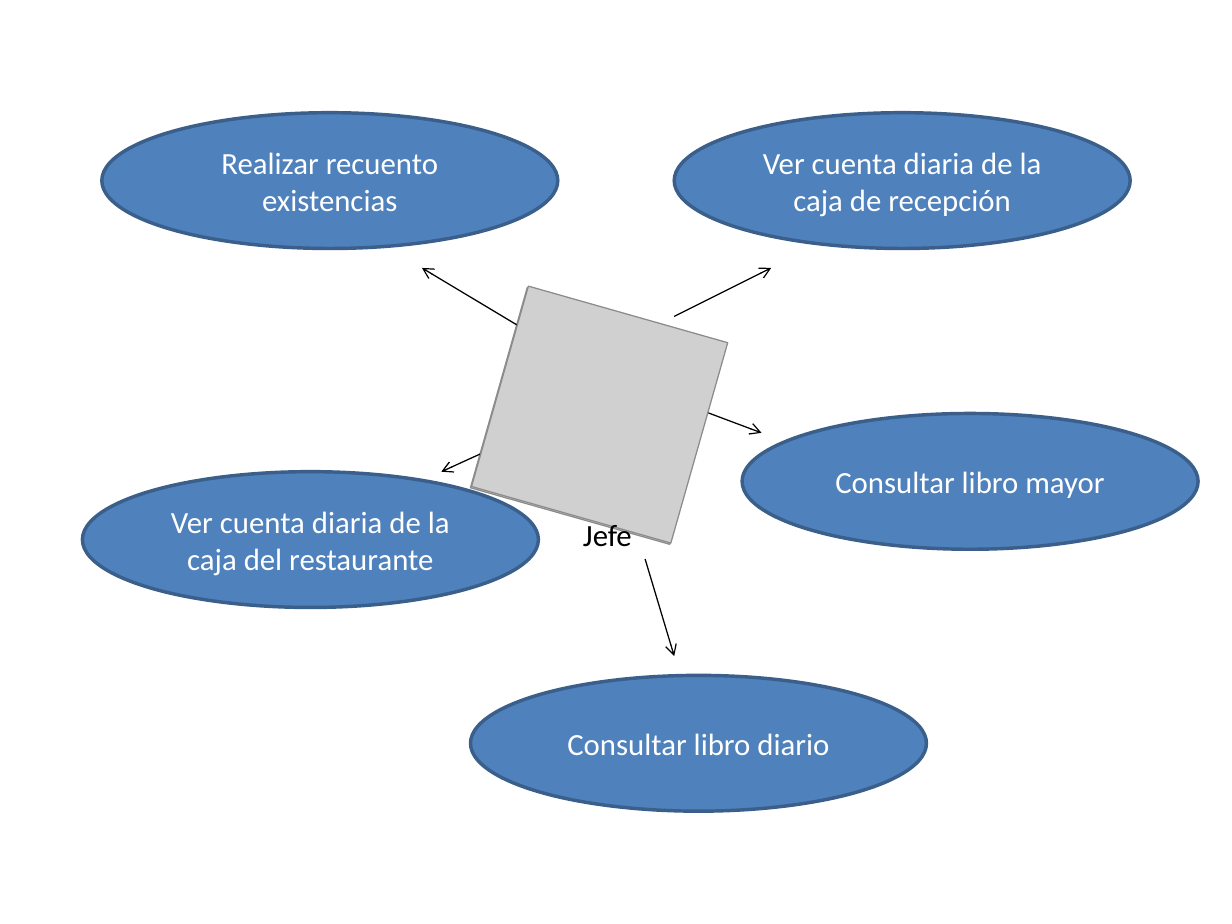
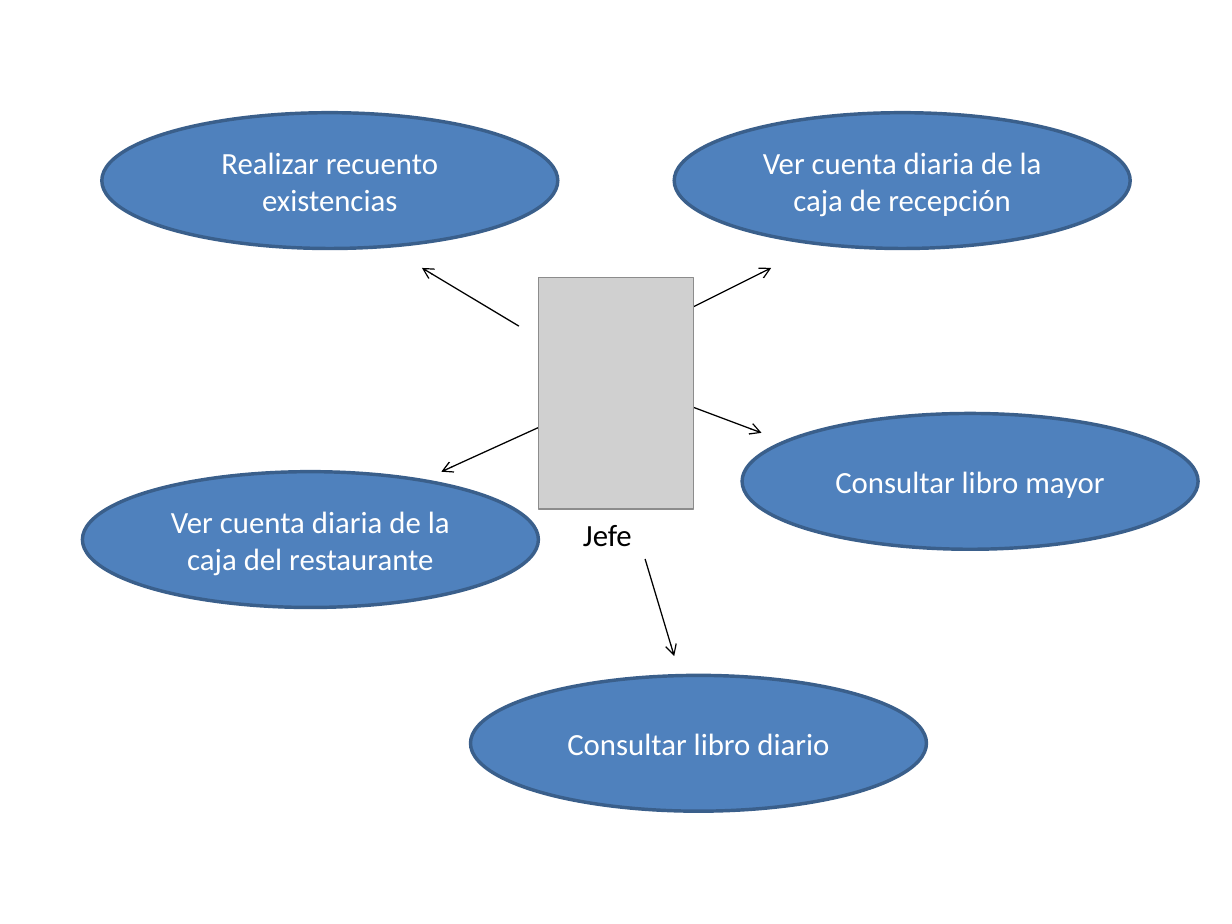
Before and after one commit to Ignacio-Iker-Prado-Rujas/is-hosteleria, a slide deck: slide 2 of TerceraEntrega20-3-13/ModeloCasosDeUso/is.pptx. Drawn at 1232x924 pixels with LibreOffice and Linux fonts; fonts in the diff are those of the drawing; grey boxes stand for pictures. Boxes give left, top, right and bottom in pixels: in the first picture for what was removed or moved away, otherwise in the second. Text is boxed around its words. In the diff, an @@ line names an element or a change of style, - is before the commit and + after.

```diff
--- a/TerceraEntrega20-3-13/ModeloCasosDeUso/is.pptx
+++ b/TerceraEntrega20-3-13/ModeloCasosDeUso/is.pptx
@@ picture removed at bbox=[471, 287, 727, 544] @@
@@ picture at bbox=[538, 277, 694, 509]: rotation 15 to 0 degrees @@
```
Also in this commit, not shown: 7 other slides changed.
